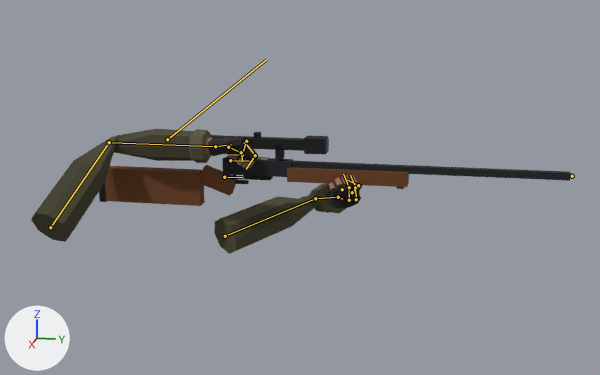
What one commit did to the glTF model assets/models/viewmodel_rifle.glb.
Before and after are seen from a 50 mm lens placed at (2.271, 0.848, 0.443), pointed at (-0.006, 0.392, -0.126). The lights are fixed; the arrows at lower left show +X, +Y and +Z. The picture after the commit comes second. Both versions are drawn at frame 11 of the action 'AimFire'; the numbers are the values there. The bones that bend it are drawn over the model as lines.

In view in the first picture: 'Arms'.
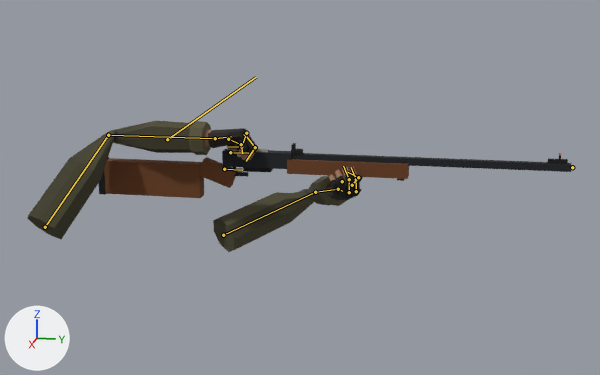
What the commit changed:
Bone 'root' (bone_root) turns from (37, -20, -39) to (30, -17, -44) degrees about its own x, y and z.
Bone 'upper_arm.L' (bone_upper_arm_l) turns from (52, 58, 120) to (51, 52, 121) degrees about its own x, y and z.
Bone 'forearm.L' (bone_forearm_l) turns from (127, 21, 105) to (125, 26, 106) degrees about its own x, y and z.
Bone 'upper_arm.R' (bone_upper_arm_r) turns from (-80, 151, 14) to (-77, 155, 13) degrees about its own x, y and z.
Bone 'forearm.R' (bone_forearm_r) turns from (-34, -144, -18) to (-21, -151, -31) degrees about its own x, y and z.

Boxes [x1, y1, x2, y2] around the edits, measured in the pictures (600 x 375 px):
'Arms', posed
    before: [31, 129, 571, 254]
    after: [28, 121, 571, 252]
bone 'root', root to tip
    before: (167, 139) to (266, 59)
    after: (167, 139) to (256, 77)
bone 'upper_arm.L', root to tip
    before: (225, 236) to (315, 198)
    after: (223, 235) to (315, 192)
bone 'forearm.L', root to tip
    before: (315, 198) to (338, 197)
    after: (315, 192) to (338, 189)
bone 'upper_arm.R', root to tip
    before: (50, 227) to (109, 142)
    after: (45, 227) to (108, 135)
bone 'forearm.R', root to tip
    before: (109, 142) to (215, 146)
    after: (108, 135) to (215, 138)
